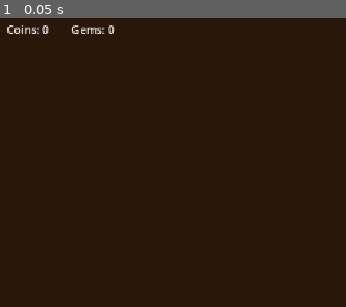
Above: before the commit, frame 1.
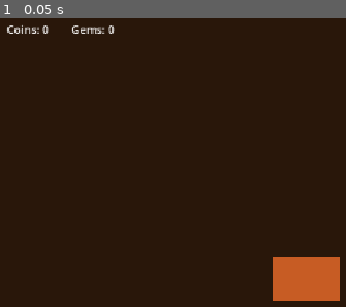
Above: after the commit, the same moment.

Repository: pyto159/ShawarmaEmpire
Game: Godot game, scene res://Scenes/Main.tscn
Same seed, same stepped clock (60 frames per second), same inputs: the game is played once before the commit and once after it.
Inputs:
- Up to frame 1 (0.05 s): no input

The runs differ from the first frame. In frame 1, 2.9% of the frame differs, in the area x 78-99%, y 82-98%.

Commit message:
Connect queue to shawarma stand

Diff:
--- a/shawarma-empire/Scenes/Main.tscn
+++ b/shawarma-empire/Scenes/Main.tscn
@@ -1,7 +1,10 @@
-[gd_scene load_steps=3 format=3 uid="uid://main"]
+[gd_scene load_steps=6 format=3 uid="uid://main"]
 
 [ext_resource type="Script" path="res://Scenes/Main.gd" id="1_main"]
 [ext_resource type="PackedScene" path="res://UI/CurrencyDisplay.tscn" id="2_currency"]
+[ext_resource type="Script" path="res://Scripts/Queue/QueueSystem.gd" id="3_queue_system"]
+[ext_resource type="Script" path="res://Scripts/Queue/QueuePoint2D.gd" id="4_queue_point"]
+[ext_resource type="Script" path="res://Scripts/Stand/ShawarmaStand.gd" id="5_stand"]
 
 [node name="Main" type="Control"]
 layout_mode = 3
@@ -23,3 +26,37 @@
 
 [node name="CurrencyDisplay" parent="." instance=ExtResource("2_currency")]
 layout_mode = 1
+
+
+[node name="World" type="Node2D" parent="."]
+position = Vector2(360, 420)
+
+[node name="CustomerQueue" type="Node" parent="World"]
+script = ExtResource("3_queue_system")
+
+[node name="ServicePoint" type="Marker2D" parent="World/CustomerQueue"]
+position = Vector2(0, 0)
+script = ExtResource("4_queue_point")
+priority = 30
+
+[node name="QueuePoint2" type="Marker2D" parent="World/CustomerQueue"]
+position = Vector2(0, 72)
+script = ExtResource("4_queue_point")
+priority = 20
+
+[node name="QueuePoint3" type="Marker2D" parent="World/CustomerQueue"]
+position = Vector2(0, 144)
+script = ExtResource("4_queue_point")
+priority = 10
+
+[node name="ShawarmaStand" type="Node2D" parent="World"]
+position = Vector2(96, 0)
+script = ExtResource("5_stand")
+queue_system_path = NodePath("../CustomerQueue")
+
+[node name="StandCounter" type="ColorRect" parent="World/ShawarmaStand"]
+offset_left = -48.0
+offset_top = -32.0
+offset_right = 48.0
+offset_bottom = 32.0
+color = Color(0.78, 0.36, 0.14, 1)
--- a/shawarma-empire/Scripts/Customer/Customer.gd
+++ b/shawarma-empire/Scripts/Customer/Customer.gd
@@ -1,4 +1,5 @@
 extends CharacterBody2D
+class_name Customer
 
 signal state_changed(new_state: CustomerState)
 signal queue_reservation_changed(reservation: QueueReservation)
--- /dev/null
+++ b/shawarma-empire/Scripts/Stand/ShawarmaStand.gd
@@ -0,0 +1,140 @@
+extends Node2D
+class_name ShawarmaStand
+
+signal service_started(reservation: QueueReservation)
+signal service_completed(reservation: QueueReservation)
+
+const DEFAULT_SERVICE_DURATION_SECONDS: float = 2.0
+const QUEUE_SYSTEM_PATH_NOT_CONFIGURED: String = "Queue system path is not configured."
+const QUEUE_SYSTEM_NOT_FOUND: String = "Queue system was not found."
+
+@export var queue_system_path: NodePath
+@export var service_duration_seconds: float = DEFAULT_SERVICE_DURATION_SECONDS
+
+var _queue_system: QueueSystem
+var _active_reservation: QueueReservation
+var _remaining_service_seconds: float = 0.0
+
+
+func _ready() -> void:
+	_set_queue_system(_get_configured_queue_system())
+	_try_start_next_service()
+
+
+func _process(delta: float) -> void:
+	if _active_reservation == null:
+		_try_start_next_service()
+		return
+
+	_remaining_service_seconds -= delta
+	if _remaining_service_seconds <= 0.0:
+		_complete_active_service()
+
+
+func _exit_tree() -> void:
+	_disconnect_queue_system_signals()
+
+
+func _set_queue_system(queue_system: QueueSystem) -> void:
+	if _queue_system == queue_system:
+		return
+
+	_disconnect_queue_system_signals()
+	_queue_system = queue_system
+	_connect_queue_system_signals()
+
+
+func _connect_queue_system_signals() -> void:
+	if _queue_system == null:
+		return
+
+	_queue_system.reservation_created.connect(_on_queue_changed)
+	_queue_system.reservation_cancelled.connect(_on_queue_changed)
+	_queue_system.reservation_completed.connect(_on_queue_changed)
+
+
+func _disconnect_queue_system_signals() -> void:
+	if _queue_system == null:
+		return
+
+	if _queue_system.reservation_created.is_connected(_on_queue_changed):
+		_queue_system.reservation_created.disconnect(_on_queue_changed)
+
+	if _queue_system.reservation_cancelled.is_connected(_on_queue_changed):
+		_queue_system.reservation_cancelled.disconnect(_on_queue_changed)
+
+	if _queue_system.reservation_completed.is_connected(_on_queue_changed):
+		_queue_system.reservation_completed.disconnect(_on_queue_changed)
+
+
+func _try_start_next_service() -> void:
+	if _queue_system == null or _active_reservation != null:
+		return
+
+	var next_reservation: QueueReservation = _get_front_ready_reservation()
+	if next_reservation == null:
+		return
+
+	_active_reservation = next_reservation
+	_remaining_service_seconds = max(service_duration_seconds, 0.0)
+	service_started.emit(_active_reservation)
+	if is_zero_approx(_remaining_service_seconds):
+		_complete_active_service()
+
+
+func _complete_active_service() -> void:
+	var completed_reservation: QueueReservation = _active_reservation
+	_active_reservation = null
+	_remaining_service_seconds = 0.0
+	if completed_reservation == null or not completed_reservation.is_active():
+		_try_start_next_service()
+		return
+
+	if completed_reservation.requester is Customer:
+		(completed_reservation.requester as Customer).complete_queue_service()
+	else:
+		_queue_system.complete_reservation(completed_reservation)
+
+	service_completed.emit(completed_reservation)
+	_try_start_next_service()
+
+
+func _get_front_ready_reservation() -> QueueReservation:
+	if _queue_system.queue_points.is_empty():
+		return null
+
+	var front_queue_point: QueuePoint2D = _queue_system.queue_points.front()
+	var reservation: QueueReservation = _queue_system.get_reservation_for_queue_point(front_queue_point)
+	if reservation == null or not _is_requester_ready(reservation):
+		return null
+
+	return reservation
+
+
+func _is_requester_ready(reservation: QueueReservation) -> bool:
+	if reservation.requester is Customer:
+		var customer: Customer = reservation.requester as Customer
+		return customer.current_state == Customer.CustomerState.WAITING
+
+	return true
+
+
+func _get_configured_queue_system() -> QueueSystem:
+	if queue_system_path.is_empty():
+		push_warning(QUEUE_SYSTEM_PATH_NOT_CONFIGURED)
+		return null
+
+	var node: Node = get_node_or_null(queue_system_path)
+	if node is QueueSystem:
+		return node as QueueSystem
+
+	push_warning(QUEUE_SYSTEM_NOT_FOUND)
+	return null
+
+
+func _on_queue_changed(_reservation: QueueReservation) -> void:
+	if _active_reservation != null and not _active_reservation.is_active():
+		_active_reservation = null
+		_remaining_service_seconds = 0.0
+
+	_try_start_next_service()
